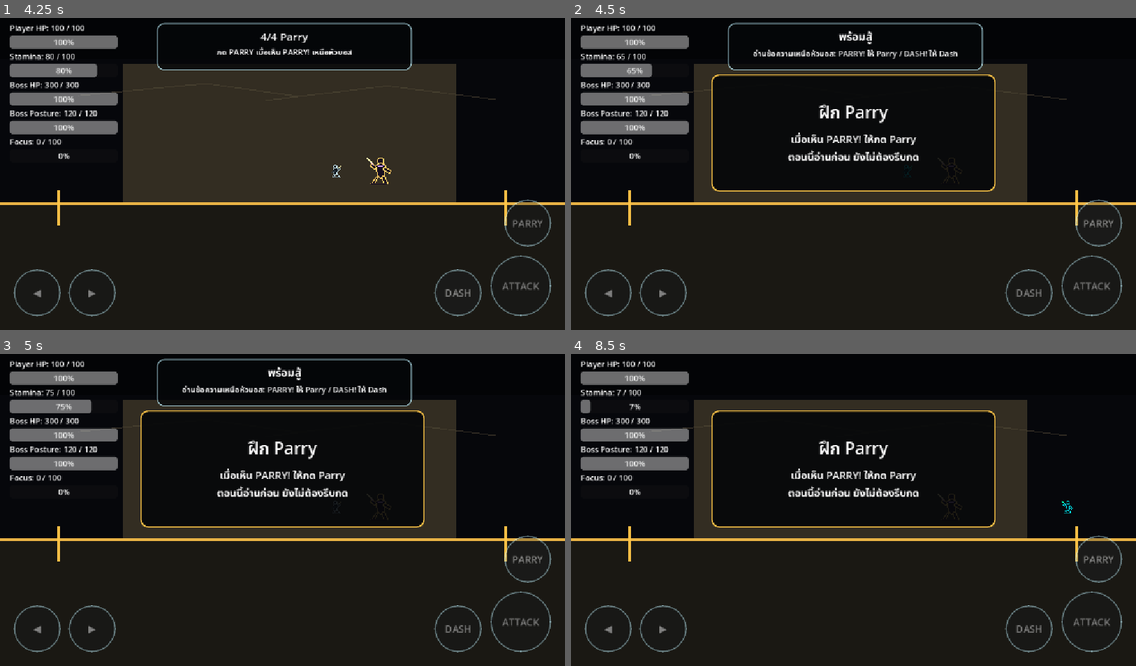
Above: before the commit, frames 1-4 (two rows, left to right).
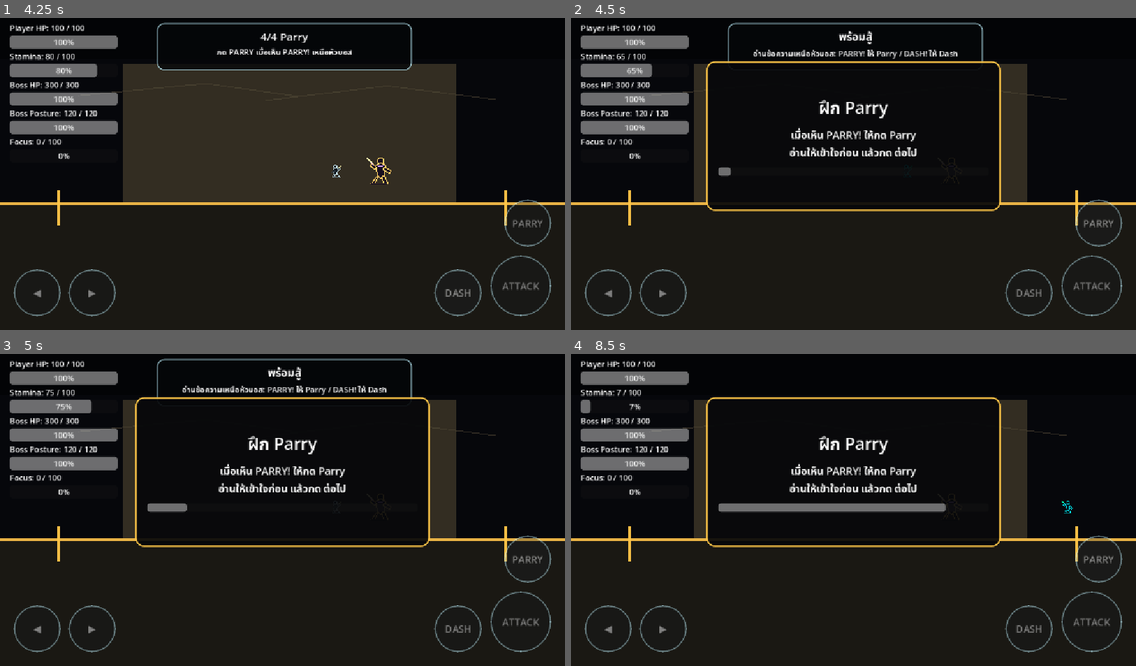
Above: after the commit, the same moments.

Repository: shanwinder/lastblade
Game: Godot game, scene res://scenes/main/BossBrokenMaster.tscn
The game is run twice, just before and just after one commit, with the same random seed, the same clock (stepped at 60 frames per second) and the same inputs.
Inputs:
- Up to frame 1 (4.25 s): click "START" at 0.5 s; click "◀" at 1.25 s; click "▶" at 2 s; click "ATTACK" at 2.75 s; click "DASH" at 3.5 s
- Up to frame 2 (4.5 s): click "PARRY" at 4.25 s
- Up to frame 3 (5 s): no input
- Up to frame 4 (8.5 s): tap Enter at 5 s; hold Right (ui_right) 5.03-5.78 s; tap S (dash) at 5.1, 6.05, 7.35 s; tap D (parry) at 5.3, 5.85, 6.8, 8.1 s; hold Left (ui_left) 5.78-6.53 s; hold Right (ui_right) 6.53-8.03 s; tap A (attack) at 6.6 s; hold Left (ui_left) from 8.03 s (still down)

Frame 1 is identical in both runs. In frame 2, 7.1% of the frame differs, in the area x 23-77%, y 13-62%; in frame 3, 7.2%; in frame 4, 9.1%.

Commit message:
fix: stabilize duel practice feedback and add interactive progress UI

Diff:
--- a/last-blade-trial/duel_1_intro_manager.gd
+++ b/last-blade-trial/duel_1_intro_manager.gd
@@ -3,7 +3,7 @@
 # =========================
 # Duel1IntroManager.gd
 # ขั้นกลางของ Phase 9 ก่อนทำศัตรู Duel 1 เต็มตัว
-# เวอร์ชันนี้เน้นอ่านทัน: อธิบายก่อน -> เตรียมจังหวะ -> สัญญาณใหญ่ -> กดให้ทัน
+# เวอร์ชันนี้เน้นอ่านทัน: อ่านเอง -> กดต่อไป -> เตรียมจังหวะ -> สัญญาณใหญ่ -> กดให้ทัน
 # =========================
 
 @export var boss_path: NodePath = NodePath("../BossBrokenMaster")
@@ -16,8 +16,11 @@
 # แสดงเฉพาะครั้งแรกของ session เพื่อไม่รบกวนการเล่นซ้ำ
 @export var show_only_once_per_session: bool = true
 
-# เวลาให้อ่านคำอธิบายของแต่ละท่าก่อนเริ่มจับจังหวะจริง
-@export var instruction_read_time: float = 5
+# เวลาให้อ่านคำอธิบายขั้นต่ำ ก่อนปุ่มต่อไปเปิดให้กด
+@export var instruction_read_time: float = 5.0
+
+# ถ้า true ช่วงอ่านคำอธิบายต้องกดปุ่มต่อไปเอง ไม่เปลี่ยนอัตโนมัติทันที
+@export var require_continue_for_briefing: bool = true
 
 # เวลาก่อนขึ้น PARRY! หรือ DASH! ใช้เป็นช่วงอ่าน wind-up
 @export var cue_windup_time: float = 1.25
@@ -29,13 +32,16 @@
 @export var rhythm_beat_interval: float = 0.8
 
 # เวลาค้างข้อความหลังทำ step สำเร็จ ก่อนเปลี่ยนไป step ถัดไป
-@export var step_success_message_time: float = 2
+@export var step_success_message_time: float = 2.0
 
 # เวลาหน่วงสั้น ๆ หลังทำสำเร็จทั้งหมด ก่อนปล่อยบอส
-@export var success_hold_time: float = 3
+@export var success_hold_time: float = 3.0
 
 # เวลาค้างข้อความ feedback ตอนกดเร็วไป/ช้าไป
-@export var retry_feedback_time: float = 2
+@export var retry_feedback_time: float = 2.0
+
+# ข้อความปุ่มต่อไป
+@export var continue_button_text: String = "เข้าใจแล้ว / ต่อไป"
 
 # ข้อความหัวข้อหลัก
 @export var intro_title: String = "Duel 1: อ่านจังหวะ"
@@ -54,6 +60,8 @@
 var panel: PanelContainer = null
 var title_label: Label = null
 var body_label: Label = null
+var progress_bar: ProgressBar = null
+var continue_button: Button = null
 
 var has_started_intro: bool = false
 var has_completed_intro: bool = false
@@ -61,7 +69,7 @@
 # current_step มีค่า parry หรือ dash
 var current_step: String = "intro"
 
-# current_phase มีค่า briefing, windup หรือ active
+# current_phase มีค่า briefing, windup, active หรือ feedback
 var current_phase: String = "briefing"
 
 # เวลาที่ผ่านไปใน phase ปัจจุบัน
@@ -78,6 +86,9 @@
 
 # กันไม่ให้ข้อความ feedback ถูก phase update เขียนทับทันที
 var is_showing_feedback: bool = false
+
+# ปุ่มต่อไปพร้อมกดหรือยังในช่วง briefing
+var can_continue_briefing: bool = false
 
 # จำข้อความล่าสุด เพื่อลดการ set text ซ้ำทุกเฟรมจนดูพรึ่บพรั่บ
 var last_title_text: String = ""
@@ -135,12 +146,13 @@
 	add_child(root_control)
 
 	panel = PanelContainer.new()
-	panel.custom_minimum_size = Vector2(580.0, 240.0)
-	panel.position = Vector2(286.0, 126.0)
+	panel.custom_minimum_size = Vector2(600.0, 305.0)
+	panel.position = Vector2(276.0, 100.0)
+	panel.mouse_filter = Control.MOUSE_FILTER_STOP
 	root_control.add_child(panel)
 
 	var style := StyleBoxFlat.new()
-	style.bg_color = Color(0.02, 0.025, 0.035, 0.90)
+	style.bg_color = Color(0.02, 0.025, 0.035, 0.92)
 	style.border_color = Color(1.0, 0.78, 0.28, 0.94)
 	style.set_border_width_all(3)
 	style.set_corner_radius_all(16)
@@ -167,7 +179,24 @@
 	body_label.add_theme_font_size_override("font_size", 21)
 	layout.add_child(body_label)
 
+	progress_bar = ProgressBar.new()
+	progress_bar.custom_minimum_size = Vector2(470.0, 18.0)
+	progress_bar.min_value = 0.0
+	progress_bar.max_value = 100.0
+	progress_bar.value = 0.0
+	progress_bar.show_percentage = false
+	layout.add_child(progress_bar)
+
+	continue_button = Button.new()
+	continue_button.custom_minimum_size = Vector2(260.0, 54.0)
+	continue_button.focus_mode = Control.FOCUS_NONE
+	continue_button.text = continue_button_text
+	continue_button.add_theme_font_size_override("font_size", 20)
+	continue_button.pressed.connect(on_continue_button_pressed)
+	layout.add_child(continue_button)
+
 	root_control.visible = false
+	continue_button.visible = false
 
 
 func setup_references() -> void:
@@ -221,7 +250,7 @@
 	root_control.visible = true
 
 	start_step("parry")
-	print("Duel 1 readable rhythm practice started")
+	print("Duel 1 interactive rhythm practice started")
 
 
 func start_step(step_name: String) -> void:
@@ -231,7 +260,10 @@
 	phase_elapsed_time = 0.0
 	beat_elapsed_time = 0.0
 	beat_count = 0
+	can_continue_briefing = false
 	show_briefing_text()
+	set_continue_button_visible(false)
+	set_progress_percent(0.0)
 	pulse_title(1.04)
 
 
@@ -254,8 +286,17 @@
 
 
 func update_briefing_phase() -> void:
-	# ช่วงอ่านคำอธิบาย ไม่ลงโทษการกดปุ่ม เพื่อไม่ให้ผู้เล่นรู้สึกถูกจับผิดเร็วเกินไป
-	if phase_elapsed_time >= instruction_read_time:
+	# ช่วงอ่านคำอธิบาย ให้ progress bar เติมก่อน แล้วค่อยเปิดปุ่มต่อไป
+	var progress_percent: float = clamp(phase_elapsed_time / max(instruction_read_time, 0.01), 0.0, 1.0)
+	set_progress_percent(progress_percent)
+
+	if phase_elapsed_time < instruction_read_time:
+		return
+
+	can_continue_briefing = true
+	set_continue_button_visible(true)
+
+	if not require_continue_for_briefing:
 		enter_windup_phase()
 
 
@@ -265,12 +306,17 @@
 	phase_elapsed_time = 0.0
 	beat_elapsed_time = 0.0
 	beat_count = 0
+	can_continue_briefing = false
+	set_continue_button_visible(false)
+	set_progress_percent(0.0)
 	show_windup_text()
 	pulse_title(1.06)
 
 
 func update_windup_phase() -> void:
 	# ช่วงเตรียมจังหวะ: ให้เห็น beat แต่ยังไม่ควรกด
+	set_progress_percent(clamp(phase_elapsed_time / max(cue_windup_time, 0.01), 0.0, 1.0))
+
 	if expected_action_just_pressed():
 		retry_current_step("เร็วไป รอสัญญาณใหญ่ก่อน")
 		return
@@ -287,6 +333,8 @@
 
 func update_active_phase() -> void:
 	# ช่วงสัญญาณจริง: ต้องกดให้ทันใน active_response_window
+	set_progress_percent(1.0 - clamp(phase_elapsed_time / max(active_response_window, 0.01), 0.0, 1.0))
+
 	if expected_action_just_pressed():
 		complete_current_step()
 		return
@@ -300,6 +348,7 @@
 	current_phase = "active"
 	phase_elapsed_time = 0.0
 	beat_elapsed_time = 0.0
+	set_progress_percent(1.0)
 	show_active_text()
 	pulse_title(1.24)
 
@@ -316,16 +365,26 @@
 
 
 func complete_current_step() -> void:
-	# เมื่อทำ step ปัจจุบันสำเร็จ ให้ค้างข้อความก่อนเปลี่ยน ไม่เปลี่ยนฉับไวเกินไป
+	# สำคัญ: เปลี่ยนเป็น feedback ทันที เพื่อไม่ให้ active timer ยิงซ้ำจนขึ้นว่า "ช้าไป" หลังทำสำเร็จ
+	if is_showing_feedback:
+		return
+
+	current_phase = "feedback"
+	is_showing_feedback = true
+	set_continue_button_visible(false)
+	set_progress_percent(1.0)
+
 	if current_step == "parry":
 		show_feedback_text("ดีมาก", "นี่คือจังหวะ Parry ที่ถูกต้อง\nต่อไปจะฝึก Dash สำหรับท่าหนัก")
 		pulse_title(1.12)
 		print("Duel 1 practice: parry rhythm completed")
 		await get_tree().create_timer(step_success_message_time).timeout
+		is_showing_feedback = false
 		start_step("dash")
 		return
 
 	if current_step == "dash":
+		is_showing_feedback = false
 		complete_intro()
 
 
@@ -334,7 +393,7 @@
 	if current_step == "parry":
 		set_practice_text(
 			"ฝึก Parry",
-			"เมื่อเห็น PARRY! ให้กด Parry\nตอนนี้อ่านก่อน ยังไม่ต้องรีบกด"
+			"เมื่อเห็น PARRY! ให้กด Parry\nอ่านให้เข้าใจก่อน แล้วกด ต่อไป"
 		)
 		return
 
@@ -403,8 +462,14 @@
 
 func retry_current_step(message: String) -> void:
 	# ถ้ากดเร็วไปหรือช้าไป ให้ค้างข้อความก่อนเริ่ม step เดิมใหม่
+	if is_showing_feedback:
+		return
+
+	current_phase = "feedback"
 	miss_count += 1
 	is_showing_feedback = true
+	set_continue_button_visible(false)
+	set_progress_percent(0.0)
 	show_feedback_text(
 		message,
 		"ไม่เป็นไร อ่านจังหวะแล้วลองอีกครั้ง\nพลาดแล้ว: %d ครั้ง" % miss_count
@@ -424,18 +489,49 @@
 
 	has_completed_intro = true
 	has_completed_intro_this_session = true
+	current_phase = "feedback"
+	set_continue_button_visible(false)
+	set_progress_percent(1.0)
 	show_feedback_text(
 		"พร้อมเข้าบอส",
 		"จำไว้: อ่านจังหวะก่อน\nPARRY! = Parry / DASH! = Dash"
 	)
 	pulse_title(1.16)
 
-	print("Duel 1 readable rhythm practice completed")
+	print("Duel 1 interactive rhythm practice completed")
 
 	await get_tree().create_timer(success_hold_time).timeout
 
 	root_control.visible = false
 	set_boss_hold(false)
+
+
+func set_progress_percent(percent: float) -> void:
+	# Progress bar อยู่ในกล่องเดียวกัน ใช้บอกระยะอ่าน/เตรียม/หน้าต่างกด
+	if progress_bar == null:
+		return
+
+	progress_bar.value = clamp(percent, 0.0, 1.0) * 100.0
+
+
+func set_continue_button_visible(is_visible: bool) -> void:
+	# ปุ่มต่อไปใช้เฉพาะช่วงที่ต้องการให้ผู้เล่นอ่านก่อน
+	if continue_button == null:
+		return
+
+	continue_button.visible = is_visible
+	continue_button.disabled = not is_visible
+
+
+func on_continue_button_pressed() -> void:
+	# ผู้เล่นอ่านแล้วค่อยกดต่อไป เพื่อไม่ให้กล่องเปลี่ยนเร็วเกินไป
+	if current_phase != "briefing":
+		return
+
+	if not can_continue_briefing:
+		return
+
+	enter_windup_phase()
 
 
 func pulse_title(target_scale: float) -> void:
